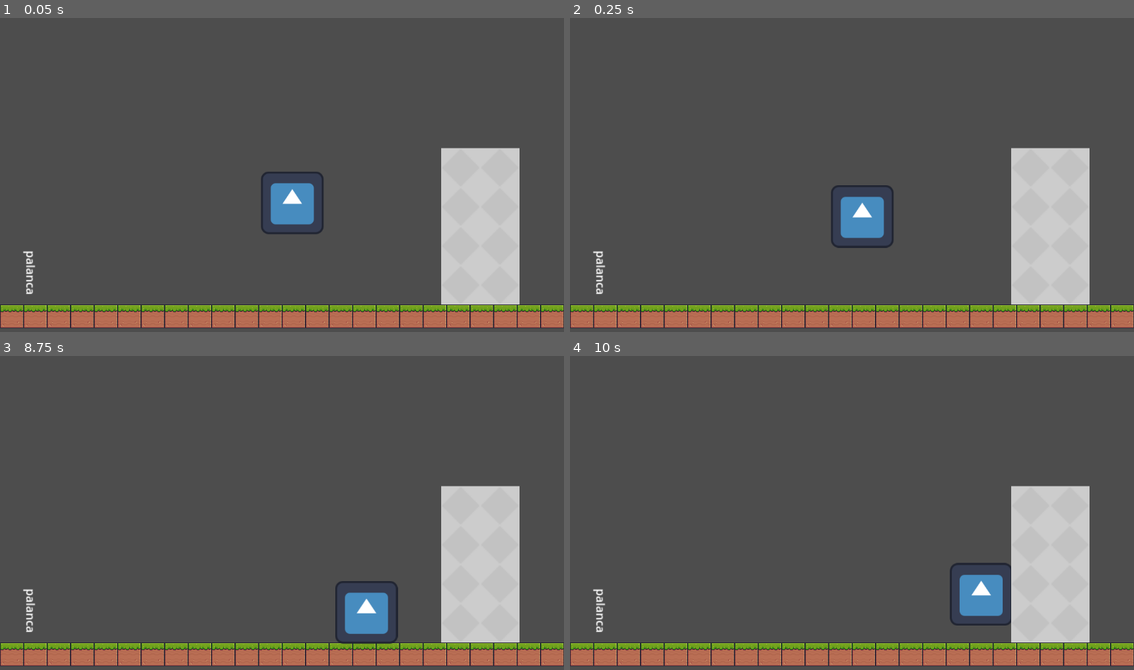
Above: before the commit, frames 1-4 (two rows, left to right).
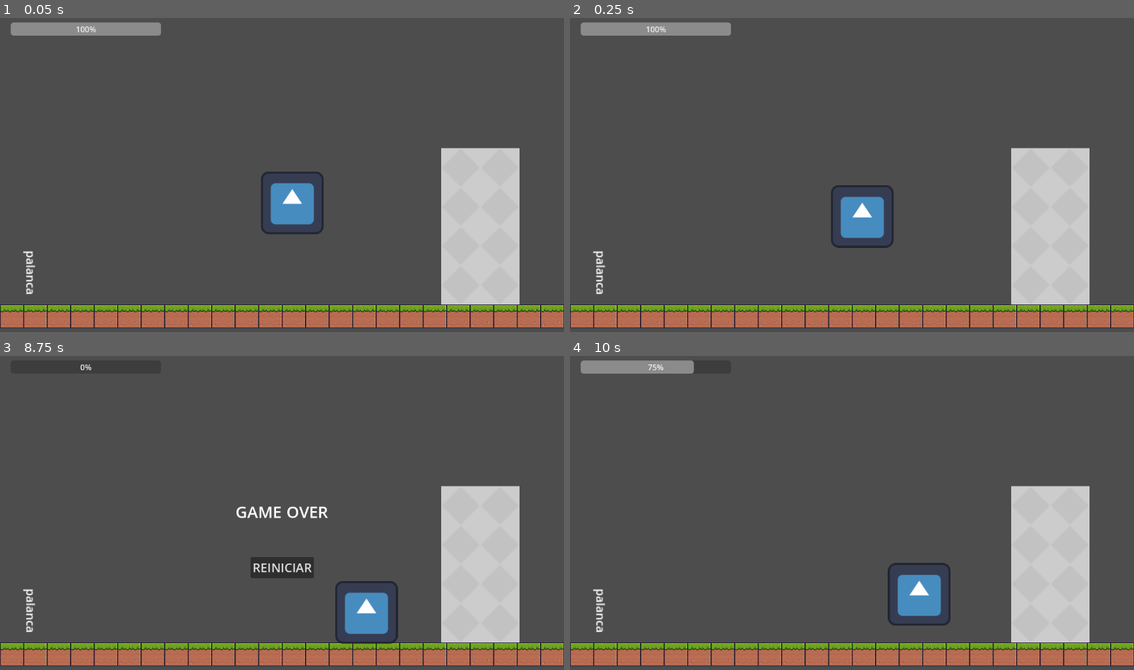
Above: after the commit, the same moments.

Repository: BrianGerardi/LaLuzYLaSombraGameJam
Game: Godot game, scene res://Escenas/nivel_probando_puertas.tscn
Two runs of this game, one before a commit and one after it. Both use one fixed random seed, a clock stepped at 60 frames per second and the inputs below. The project has no main scene, so this scene is started directly. The engine's default icon, where the game draws it, is replaced by a stand-in: a white triangle on a blue panel in a dark square.
Inputs (mouse positions are in pixels of both pictures, inside the frame that each line leads up to):
- Up to frame 1 (0.05 s): no input
- Up to frame 2 (0.25 s): no input
- Up to frame 3 (8.75 s): hold D (mover_derecha) 0.53-2.03 s; tap F (accion) every 1.5 s from 0.6 to 8.1 s; tap Space (saltar) at 0.77, 1.52, 3.02, 3.77, 4.52, 6.02, 6.77, 7.52 s; tap Shift (correr) every 1.5 s from 1.35 to 7.35 s; hold A (mover_izquierda) 2.03-2.78 s; hold D (mover_derecha) 2.78-4.28 s; hold A (mover_izquierda) 4.28-5.03 s; hold D (mover_derecha) 5.03-5.78 s; hold A (mover_izquierda) 5.78-7.28 s; hold D (mover_derecha) from 7.28 s (still down)
- Up to frame 4 (10 s): release D (mover_derecha) at 8.75 s; click (852, 566) at 8.75 s, where only the run after the commit has a clickable "REINICIAR"; hold D (mover_derecha) from 9.53 s (still down); tap Shift (correr) at 9.6 s; tap Space (saltar) at 9.77 s

The runs differ from the first frame. In frame 1, 1.1% of the frame differs, in the area x 1-29%, y 1-6%; in frame 2, 1.1%; in frame 3, 1.0%; in frame 4, 3.4%, in the area x 1-79%, y 1-86%.

Commit message:
init
vida + hud

Diff:
--- a/Escenas/PlayerController.gd
+++ b/Escenas/PlayerController.gd
@@ -1,5 +1,6 @@
 extends CharacterBody2D
 
+@export var vida : int = 100
 @export var velocidad_de_movimiento = 150.0
 @export var velocidad_de_correr = 300.0
 @export var fuerza_de_salto = -400.0
@@ -9,12 +10,13 @@
 #var escena_principal
 func _ready() -> void:
 	#escena_principal = $".."
+	Global.restar_vida.connect(_on_restar_vida_player)
 	Global.jugador_entro_en_area_de_luz_lvl1_signal.connect(jugador_entro_en_area_de_luz_lvl1)
 	Global.jugador_entro_en_area_de_luz_lvl2_signal.connect(jugador_entro_en_area_de_luz_lvl2)
 	Global.jugador_entro_en_area_de_luz_lvl3_signal.connect(jugador_entro_en_area_de_luz_lvl3)
 	Global.jugador_entro_en_area_de_luz_lvl4_signal.connect(jugador_entro_en_area_de_luz_lvl4)
-
-
+	#esto si queres podemos hacerlo una sola señal que pase por parametro que area es
+	#algo tipo signal jugador_entro_en_area_de_luz(numero : int)
 
 
 
@@ -44,15 +46,32 @@
 
 
 
+func jugador_entro_en_area_de_luz_lvl1(daño_recibido : int):
+	print("El jugador entro en el area de luz 1")
+	Global.restar_vida.emit(daño_recibido) #quito 5 de vida
 
-func jugador_entro_en_area_de_luz_lvl1():
-	print("El jugador entro en el area de luz 1")
+func jugador_entro_en_area_de_luz_lvl2(daño_recibido : int):
+	print("El jugador entro en el area de luz 2")
+#	Global.restar_vida.emit(daño_recibido) #quito 5 de vida
 
-func jugador_entro_en_area_de_luz_lvl2():
-	print("El jugador entro en el area de luz 2")
+func jugador_entro_en_area_de_luz_lvl3(daño_recibido : int):
+	print("El jugador entro en el area de luz 3")
+#	Global.restar_vida.emit(daño_recibido) #quito 5 de vida
 
-func jugador_entro_en_area_de_luz_lvl3():
-	print("El jugador entro en el area de luz 3")
+func jugador_entro_en_area_de_luz_lvl4(daño_recibido : int):
+	print("El jugador entro en el area de luz 4")
+#	Global.restar_vida.emit(daño_recibido) #quito 5 de vida
 
-func jugador_entro_en_area_de_luz_lvl4():
-	print("El jugador entro en el area de luz 4")
+
+func game_over_player():
+	#cuando perdes se llama a esta funcion
+	#aca esta ideal para poner sonidos, animacion de morir y demas
+	pass
+
+
+func _on_restar_vida_player(cantidad_a_restar: int):
+	vida -= cantidad_a_restar
+	print("la vida de player vale: ", vida)
+	if vida<= 0:
+		Global.game_over.emit() #le avisa al HUD que muestre el mensaje de game over y boton de reiniciar
+		game_over_player()
--- a/Escenas/area_de_luz.gd
+++ b/Escenas/area_de_luz.gd
@@ -1,6 +1,9 @@
 extends Node2D
 
-
+@export var daño_area1 : int = 5
+@export var daño_area2 : int = 5
+@export var daño_area3 : int = 5
+@export var daño_area4 : int = 5
 # Called when the node enters the scene tree for the first time.
 func _ready() -> void:
 	pass # Replace with function body.
@@ -14,19 +17,20 @@
 func _on_area_de_daño_1_body_entered(body:Node2D) -> void:
 	if body.name != "Player":
 		return
-	Global.jugador_entro_en_area_de_luz_lvl1_signal.emit()
+	Global.jugador_entro_en_area_de_luz_lvl1_signal.emit(daño_area1)
+	#puede ser asi o usar directamente la señal de restar_vida
 
 func _on_area_de_daño_2_body_entered(body:Node2D) -> void:
 	if body.name != "Player":
 		return
-	Global.jugador_entro_en_area_de_luz_lvl2_signal.emit()
+	Global.jugador_entro_en_area_de_luz_lvl2_signal.emit(daño_area2)
 
 func _on_area_de_daño_3_body_entered(body:Node2D) -> void:
 	if body.name != "Player":
 		return
-	Global.jugador_entro_en_area_de_luz_lvl3_signal.emit()
+	Global.jugador_entro_en_area_de_luz_lvl3_signal.emit(daño_area3)
 
 func _on_area_de_daño_4_body_entered(body:Node2D) -> void:
 	if body.name != "Player":
 		return
-	Global.jugador_entro_en_area_de_luz_lvl4_signal.emit()
+	Global.jugador_entro_en_area_de_luz_lvl4_signal.emit(daño_area4)
--- a/Escenas/area_de_luz.tscn
+++ b/Escenas/area_de_luz.tscn
@@ -12,6 +12,7 @@
 
 [node name="AreaDeLuz" type="Node2D"]
 script = ExtResource("1_8we27")
+"daño_area1" = 25
 
 [node name="AreaDeDaño1" type="Area2D" parent="."]
 
--- /dev/null
+++ b/Escenas/hud.gd
@@ -0,0 +1,26 @@
+extends Control
+
+@export var barra_de_vida : ProgressBar
+@export var layer_perder : CanvasLayer
+#por ahora HUD maneja la vida, cuando perdes y como reiniciar el nivel
+func _ready() -> void:
+	Global.game_over.connect(_on_game_over)
+	Global.restar_vida.connect(_on_actualizar_vida_player)
+	layer_perder.hide()
+
+
+# Called every frame. 'delta' is the elapsed time since the previous frame.
+func _process(delta: float) -> void:
+	pass
+
+
+func _on_actualizar_vida_player(restar_vida : int):
+	barra_de_vida.value -= restar_vida
+
+
+func _on_game_over():
+	layer_perder.show()
+
+
+func _on_button_reiniciar_pressed() -> void:
+	get_tree().reload_current_scene()
--- /dev/null
+++ b/Escenas/hud.tscn
@@ -0,0 +1,60 @@
+[gd_scene load_steps=2 format=3 uid="uid://bgtx7w1m0of4y"]
+
+[ext_resource type="Script" uid="uid://cahfmlu0ipdsh" path="res://Escenas/hud.gd" id="1_4nel0"]
+
+[node name="HUD" type="Control" node_paths=PackedStringArray("barra_de_vida", "layer_perder")]
+layout_mode = 3
+anchors_preset = 15
+anchor_right = 1.0
+anchor_bottom = 1.0
+grow_horizontal = 2
+grow_vertical = 2
+script = ExtResource("1_4nel0")
+barra_de_vida = NodePath("LayerVida/ProgressBarVida")
+layer_perder = NodePath("LayerPerder")
+
+[node name="LayerVida" type="CanvasLayer" parent="."]
+
+[node name="ProgressBarVida" type="ProgressBar" parent="LayerVida"]
+unique_name_in_owner = true
+offset_left = 22.0
+offset_top = 15.0
+offset_right = 329.0
+offset_bottom = 42.0
+value = 100.0
+
+[node name="LayerPerder" type="CanvasLayer" parent="."]
+unique_name_in_owner = true
+visible = false
+
+[node name="TextoPerdiste" type="Label" parent="LayerPerder"]
+anchors_preset = 8
+anchor_left = 0.5
+anchor_top = 0.5
+anchor_right = 0.5
+anchor_bottom = 0.5
+offset_left = -46.0
+offset_top = -11.5
+offset_right = 46.0
+offset_bottom = 11.5
+grow_horizontal = 2
+grow_vertical = 2
+theme_override_font_sizes/font_size = 33
+text = "GAME OVER"
+
+[node name="ButtonReiniciar" type="Button" parent="LayerPerder"]
+anchors_preset = 8
+anchor_left = 0.5
+anchor_top = 0.5
+anchor_right = 0.5
+anchor_bottom = 0.5
+offset_left = -43.0
+offset_top = 98.52
+offset_right = 43.0
+offset_bottom = 129.52
+grow_horizontal = 2
+grow_vertical = 2
+theme_override_font_sizes/font_size = 25
+text = "REINICIAR"
+
+[connection signal="pressed" from="LayerPerder/ButtonReiniciar" to="." method="_on_button_reiniciar_pressed"]
--- a/Escenas/nivel_probando_puertas.tscn
+++ b/Escenas/nivel_probando_puertas.tscn
@@ -1,10 +1,12 @@
-[gd_scene load_steps=10 format=4 uid="uid://dbv5ftrtudw5a"]
+[gd_scene load_steps=12 format=4 uid="uid://dbv5ftrtudw5a"]
 
 [ext_resource type="Texture2D" uid="uid://bsuxdp7u81vay" path="res://tiles de prueba/tiles/background.png" id="1_k47dl"]
 [ext_resource type="Texture2D" uid="uid://6uo1ue8lk2vf" path="res://tiles de prueba/tiles/foreground.png" id="2_itfjs"]
 [ext_resource type="PackedScene" uid="uid://03t2le3iliwf" path="res://Escenas/player.tscn" id="3_itfjs"]
 [ext_resource type="PackedScene" uid="uid://lky8ruc8urj" path="res://Escenas/puerta.tscn" id="4_wvvle"]
 [ext_resource type="PackedScene" uid="uid://bff6wgjmhykwc" path="res://Escenas/palanca.tscn" id="5_octvd"]
+[ext_resource type="PackedScene" uid="uid://bgtx7w1m0of4y" path="res://Escenas/hud.tscn" id="6_pstot"]
+[ext_resource type="PackedScene" uid="uid://bxpxh2bravn23" path="res://Escenas/area_de_luz.tscn" id="7_vou6s"]
 
 [sub_resource type="TileSetAtlasSource" id="TileSetAtlasSource_cchw8"]
 texture = ExtResource("1_k47dl")
@@ -142,3 +144,8 @@
 position = Vector2(61, 522)
 scale = Vector2(1.5, 1.5)
 id_palanca = 1
+
+[node name="HUD" parent="." instance=ExtResource("6_pstot")]
+
+[node name="AreaDeLuz" parent="." instance=ExtResource("7_vou6s")]
+position = Vector2(773, 501)
--- a/script global/global.gd
+++ b/script global/global.gd
@@ -6,11 +6,12 @@
 
 
 signal usar_palanca_id(identificador : int)
-
-signal jugador_entro_en_area_de_luz_lvl1_signal
-signal jugador_entro_en_area_de_luz_lvl2_signal
-signal jugador_entro_en_area_de_luz_lvl3_signal
-signal jugador_entro_en_area_de_luz_lvl4_signal
+signal restar_vida(cantidad_a_restar : int) #la usamos cuando el player reciba daño, el hud esta conectada para poder actualizar la barra de vida
+signal jugador_entro_en_area_de_luz_lvl1_signal(restar_vida: int)
+signal game_over
+signal jugador_entro_en_area_de_luz_lvl2_signal(restar_vida: int)
+signal jugador_entro_en_area_de_luz_lvl3_signal(restar_vida: int)
+signal jugador_entro_en_area_de_luz_lvl4_signal(restar_vida: int)
 
 
 func _ready() -> void:
Not shown, added: Escenas/hud.gd.uid
